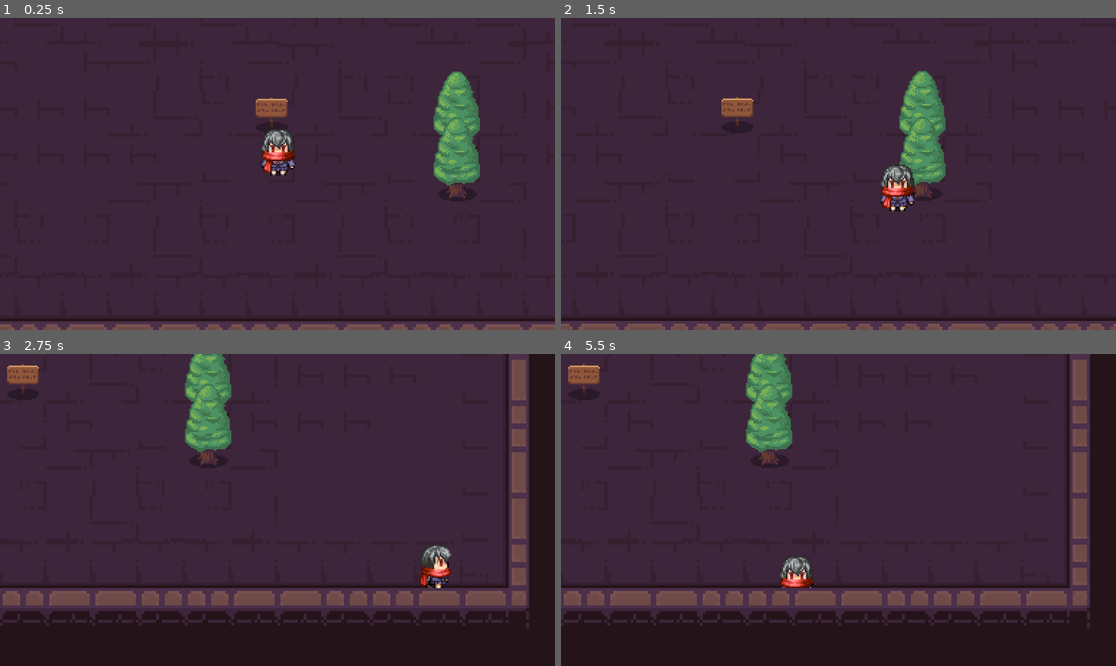
Above: before the commit, frames 1-4 (two rows, left to right).
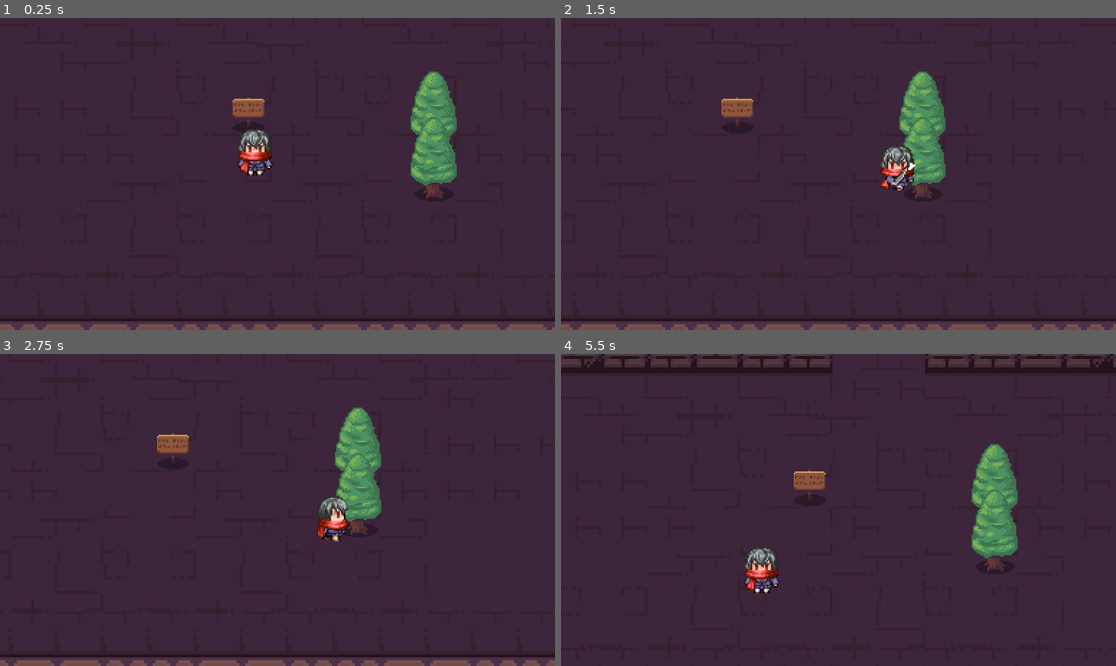
Above: after the commit, the same moments.

Repository: HearTh13/Godot-Project
Game: Godot game, scene res://Scene/Dungeon1.tscn
Two runs of this game, one before a commit and one after it. Both use one fixed random seed, a clock stepped at 60 frames per second and the inputs below.
Inputs:
- Up to frame 1 (0.25 s): no input
- Up to frame 2 (1.5 s): tap Enter at 0.5 s; hold Right (ui_right) 0.53-1.28 s; hold Shift (Run) 0.53-1.28 s; hold Down (ui_down) from 1.28 s (still down); tap F (Attack) at 1.35 s
- Up to frame 3 (2.75 s): tap Shift (Run) at 1.55 s; release Down (ui_down) at 2.03 s; hold Right (ui_right) from 2.03 s (still down); hold Shift (Run) from 2.03 s (still down)
- Up to frame 4 (5.5 s): release Right (ui_right) at 2.78 s; release Shift (Run) at 2.78 s; hold Up (ui_up) 2.78-3.53 s; tap Shift (Run) at 2.85, 4.35 s; hold Shift (Run) 3.53-4.28 s; hold Left (ui_left) 3.53-5.03 s; tap F (Attack) at 3.6 s; hold Down (ui_down) from 5.03 s (still down); hold Shift (Run) from 5.03 s (still down)

The runs differ from the first frame. In frame 1, 5.8% of the frame differs, in the area x 10-100%, y 17-100%; in frame 2, 1.7%; in frame 3, 30%; in frame 4, 33%, in the area x 0-100%, y 0-100%.

Commit message:
Added Healthbar

Diff:
--- a/Entity/Player.tscn
+++ b/Entity/Player.tscn
@@ -1,7 +1,8 @@
-[gd_scene load_steps=42 format=3 uid="uid://c8pnqpx6je86j"]
+[gd_scene load_steps=43 format=3 uid="uid://c8pnqpx6je86j"]
 
 [ext_resource type="Texture2D" uid="uid://cfubvppbjn5j3" path="res://Assets/Player.png" id="1_lk2m0"]
 [ext_resource type="Script" path="res://Script/Player.gd" id="2_7mqvl"]
+[ext_resource type="PackedScene" uid="uid://dstjc70s6j4n5" path="res://Interface/Healthbar.tscn" id="3_m6etg"]
 
 [sub_resource type="AtlasTexture" id="AtlasTexture_rmsl6"]
 atlas = ExtResource("1_lk2m0")
@@ -346,6 +347,10 @@
 drag_horizontal_enabled = true
 drag_vertical_enabled = true
 
+[node name="RegenTime" type="Timer" parent="Dungeon1Camera"]
+wait_time = 5.0
+autostart = true
+
 [node name="Dungeon2Camera" type="Camera2D" parent="."]
 zoom = Vector2(3, 3)
 limit_left = 0
@@ -356,7 +361,14 @@
 drag_horizontal_enabled = true
 drag_vertical_enabled = true
 
+[node name="Healthbar" parent="." instance=ExtResource("3_m6etg")]
+offset_left = -14.0
+offset_top = -37.0
+offset_right = 15.0
+offset_bottom = -35.0
+
 [connection signal="body_entered" from="PlayerHitbox" to="." method="_on_player_hitbox_body_entered"]
 [connection signal="body_exited" from="PlayerHitbox" to="." method="_on_player_hitbox_body_exited"]
 [connection signal="timeout" from="DamageCooldown" to="." method="_on_attack_cooldown_timeout"]
 [connection signal="timeout" from="AttackCounter" to="." method="_on_attack_counter_timeout"]
+[connection signal="timeout" from="Dungeon1Camera/RegenTime" to="." method="_on_regen_time_timeout"]
--- a/Entity/Slime.tscn
+++ b/Entity/Slime.tscn
@@ -1,7 +1,8 @@
-[gd_scene load_steps=25 format=3 uid="uid://c6cfmhsxbk5r3"]
+[gd_scene load_steps=26 format=3 uid="uid://c6cfmhsxbk5r3"]
 
 [ext_resource type="Texture2D" uid="uid://cmmlc8ubg26eq" path="res://Assets/slime-Sheet.png" id="1_m3qm2"]
 [ext_resource type="Script" path="res://Script/Slime.gd" id="1_mb4il"]
+[ext_resource type="PackedScene" uid="uid://dstjc70s6j4n5" path="res://Interface/Healthbar.tscn" id="3_yrc52"]
 
 [sub_resource type="AtlasTexture" id="AtlasTexture_7yust"]
 atlas = ExtResource("1_m3qm2")
@@ -192,6 +193,14 @@
 [node name="DamageCooldown" type="Timer" parent="."]
 wait_time = 0.5
 
+[node name="Healthbar" parent="." instance=ExtResource("3_yrc52")]
+offset_left = -14.0
+offset_top = -18.0
+offset_right = 15.0
+offset_bottom = -16.0
+
+[node name="MoveCooldown" type="Timer" parent="."]
+
 [connection signal="body_entered" from="DetectionArea" to="." method="_on_detection_area_body_entered"]
 [connection signal="body_exited" from="DetectionArea" to="." method="_on_detection_area_body_exited"]
 [connection signal="body_entered" from="EnemyHitbox" to="." method="_on_enemy_hitbox_body_entered"]
--- /dev/null
+++ b/Interface/Healthbar.tscn
@@ -0,0 +1,40 @@
+[gd_scene load_steps=5 format=3 uid="uid://dstjc70s6j4n5"]
+
+[sub_resource type="StyleBoxEmpty" id="StyleBoxEmpty_44vw3"]
+
+[sub_resource type="StyleBoxFlat" id="StyleBoxFlat_0yhk6"]
+bg_color = Color(1, 0.309804, 0.47451, 1)
+
+[sub_resource type="StyleBoxFlat" id="StyleBoxFlat_rj2hp"]
+bg_color = Color(0.317647, 0.0784314, 0.427451, 1)
+expand_margin_left = 1.0
+expand_margin_top = 1.0
+expand_margin_right = 1.0
+expand_margin_bottom = 1.0
+shadow_color = Color(0, 0, 0, 0.27451)
+shadow_offset = Vector2(0, 1)
+
+[sub_resource type="StyleBoxFlat" id="StyleBoxFlat_gq011"]
+bg_color = Color(1, 1, 1, 1)
+
+[node name="Healthbar" type="ProgressBar"]
+z_index = 1
+offset_right = 240.0
+offset_bottom = 4.0
+theme_override_styles/background = SubResource("StyleBoxEmpty_44vw3")
+theme_override_styles/fill = SubResource("StyleBoxFlat_0yhk6")
+value = 60.0
+show_percentage = false
+
+[node name="Damagebar" type="ProgressBar" parent="."]
+z_index = -1
+layout_mode = 1
+anchors_preset = 15
+anchor_right = 1.0
+anchor_bottom = 1.0
+grow_horizontal = 2
+grow_vertical = 2
+theme_override_styles/background = SubResource("StyleBoxFlat_rj2hp")
+theme_override_styles/fill = SubResource("StyleBoxFlat_gq011")
+value = 80.0
+show_percentage = false
--- a/Script/Dungeon1.gd
+++ b/Script/Dungeon1.gd
@@ -1,6 +1,7 @@
 extends Node2D
 
 func _ready():
+	$Player/Dungeon1Camera.limit_left = 100
 	$Player.position.x = Global.player_enter_posx
 	$Player.position.y = Global.player_enter_posy
 
--- a/Script/Player.gd
+++ b/Script/Player.gd
@@ -2,7 +2,8 @@
 
 var enemy_inattack_range = false
 var enemy_attack_cooldown = true
-var health = 160
+var max_health = 160
+var health = max_health
 var player_alive = true
 
 const speed = 125
@@ -15,6 +16,7 @@
 	enemy_attack()
 	attack()
 	current_camera()
+	update_health()
 
 	if health <= 0:
 		player_alive = false
@@ -23,44 +25,45 @@
 		self.queue_free()
 
 func player_movement(delta):
-	if Input.is_action_pressed("ui_right"):
-		current_dir = "right"
-		play_anim(1)
-		if Input.is_action_pressed("Run"):
-			velocity.x = speed*2
+	if !attack_ip:
+		if Input.is_action_pressed("ui_right"):
+			current_dir = "right"
+			play_anim(1)
+			if Input.is_action_pressed("Run"):
+				velocity.x = speed*2
+			else:
+				velocity.x = speed
+			velocity.y = 0
+		elif Input.is_action_pressed("ui_left"):
+			current_dir = "left"
+			play_anim(1)
+			if Input.is_action_pressed("Run"):
+				velocity.x = -(speed*2)
+			else:
+				velocity.x = -speed
+			velocity.y = 0
+		elif Input.is_action_pressed("ui_up"):
+			current_dir = "up"
+			play_anim(1)
+			if Input.is_action_pressed("Run"):
+				velocity.y = -(speed*2)
+			else:
+				velocity.y = -speed
+			velocity.x = 0
+		elif Input.is_action_pressed("ui_down"):
+			current_dir = "down"
+			play_anim(1)
+			if Input.is_action_pressed("Run"):
+				velocity.y = speed*2
+			else:
+				velocity.y = speed
+			velocity.x = 0
 		else:
-			velocity.x = speed
-		velocity.y = 0
-	elif Input.is_action_pressed("ui_left"):
-		current_dir = "left"
-		play_anim(1)
-		if Input.is_action_pressed("Run"):
-			velocity.x = -(speed*2)
-		else:
-			velocity.x = -speed
-		velocity.y = 0
-	elif Input.is_action_pressed("ui_up"):
-		current_dir = "up"
-		play_anim(1)
-		if Input.is_action_pressed("Run"):
-			velocity.y = -(speed*2)
-		else:
-			velocity.y = -speed
-		velocity.x = 0
-	elif Input.is_action_pressed("ui_down"):
-		current_dir = "down"
-		play_anim(1)
-		if Input.is_action_pressed("Run"):
-			velocity.y = speed*2
-		else:
-			velocity.y = speed
-		velocity.x = 0
-	else:
-		play_anim(0)
-		velocity.x = 0
-		velocity.y = 0
+			play_anim(0)
+			velocity.x = 0
+			velocity.y = 0
 
-	move_and_slide()
+		move_and_slide()
 
 func play_anim(movement):
 	var dir = current_dir
@@ -158,3 +161,25 @@
 	elif Global.current_scene == "Dungeon2":
 		$Dungeon1Camera.enabled = false
 		$Dungeon2Camera.enabled = true
+
+func update_health():
+	var healthbar = $Healthbar
+	var damagebar = $Healthbar/Damagebar
+
+	healthbar.value = health
+	damagebar.value = health
+
+	if health >= max_health:
+		healthbar.visible = false
+		damagebar.visible = false
+	else:
+		healthbar.visible = true
+		damagebar.visible = true
+
+func _on_regen_time_timeout():
+	if health < max_health:
+		health += 20
+		if health >= max_health:
+			health = max_health
+		elif health <= 0:
+			health = 0
--- a/Script/Slime.gd
+++ b/Script/Slime.gd
@@ -11,6 +11,7 @@
 
 func _physics_process(delta):
 	deal_with_damage()
+	update_health()
 
 	if player_chase:
 		position += (player.position - position)/speed
@@ -57,6 +58,17 @@
 			if health <= 0:
 				self.queue_free()
 
-
 func _on_damage_cooldown_timeout():
 	take_damage = false
+
+func update_health():
+	var healthbar = $Healthbar
+	var damagebar = $Healthbar/Damagebar
+
+	healthbar.value = health
+	damagebar.value = health
+
+	if health >= 100:
+		healthbar.visible = false
+	else:
+		healthbar.visible = true
